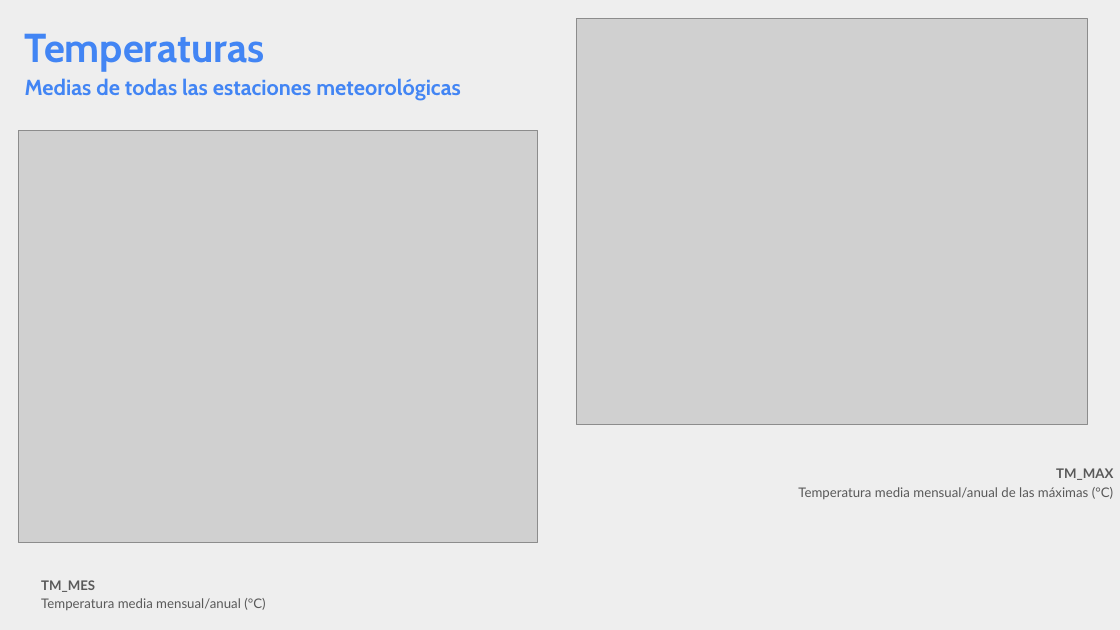
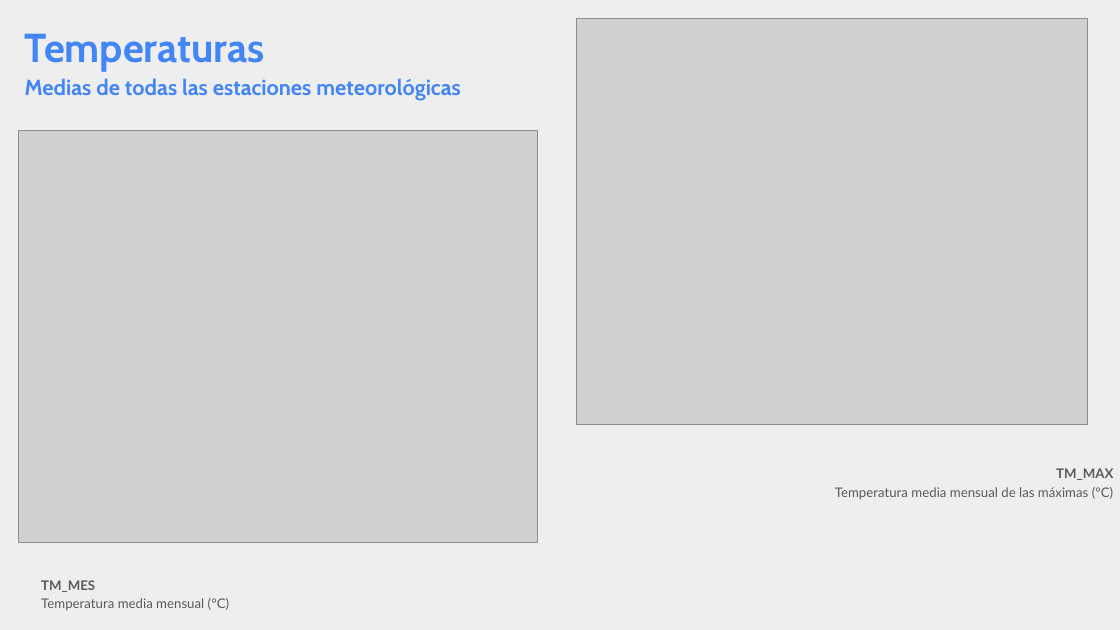
Before and after one commit to pasinatosilvia/Mi_primer_EDA, a slide deck: slide 16 of EDA_presentacion.pptx. Drawn at 1120x630 pixels with LibreOffice and Linux fonts; fonts in the diff are those of the drawing; grey boxes stand for pictures. Boxes give left, top, right and bottom in pixels: in the first picture for what was removed or moved away, otherwise in the second. Text is boxed around its words. In the diff, an @@ line names an element or a change of style, - is before the commit and + after.

```diff
--- a/EDA_presentacion.pptx
+++ b/EDA_presentacion.pptx
@@ title at (835,487,1113,499): text changed @@
-Temperatura media mensual/anual de las máximas (°C)
+Temperatura media mensual de las máximas (°C)
@@ title at (41,598,229,610): text changed @@
-Temperatura media mensual/anual (°C)
+Temperatura media mensual (°C)
```
Also in this commit, not shown: 12 other slides changed, 2 other files.
